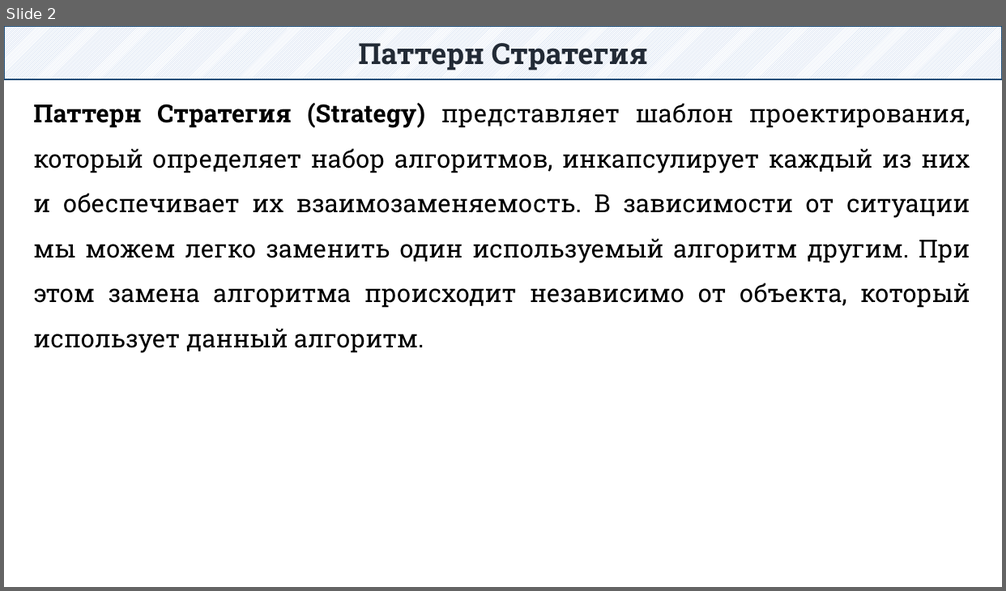
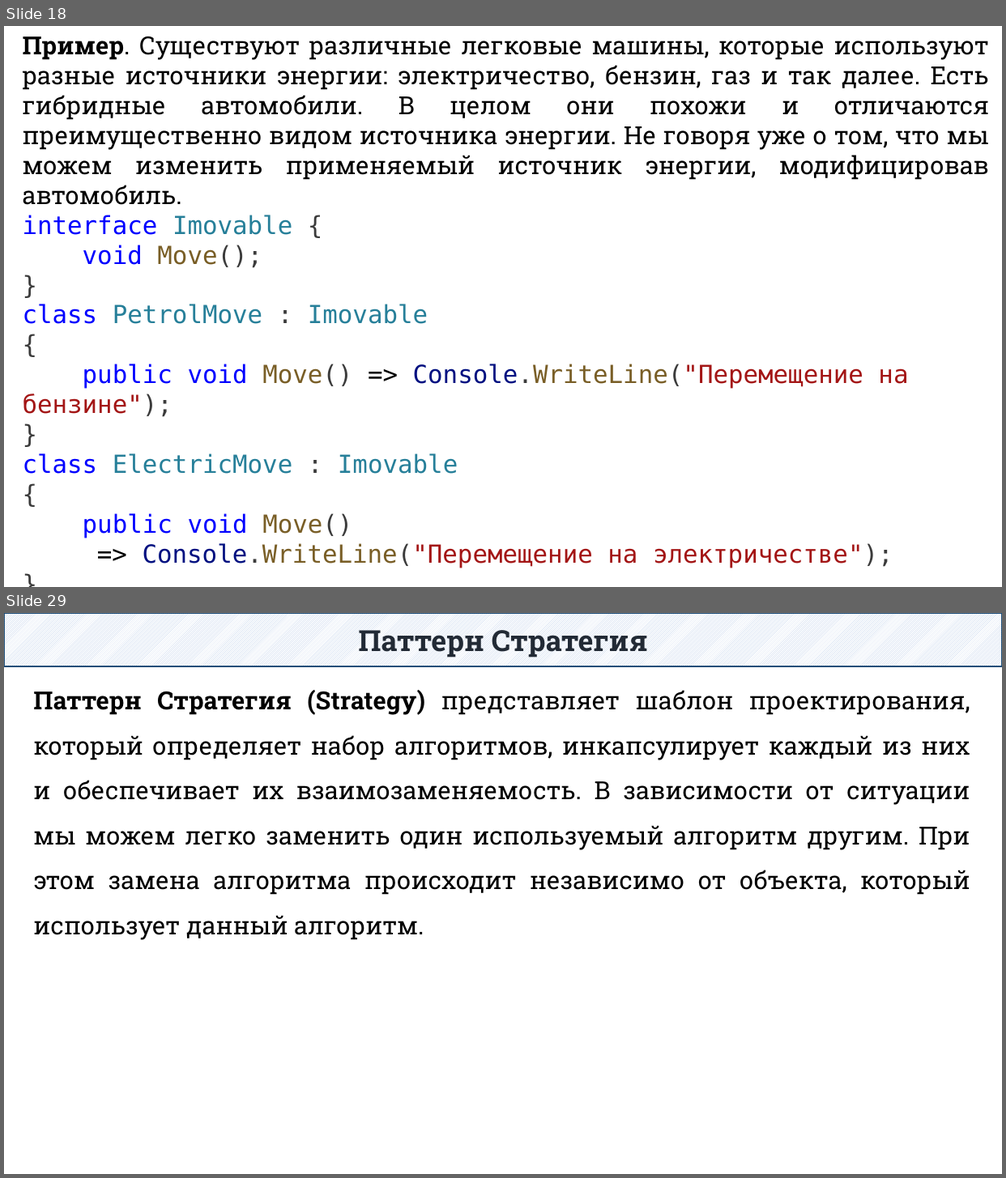
Before and after one commit to DaniilKlyukin/OOP-6, a slide deck: Лекции/ООП 2 лек 3.pptx. Shown one above the other, each under a label of ours: slide 2 before the commit, slides 18 and 29 after it; the slides between them are not shown. The pictures are 1006x591 and 1006x1178 pixels, drawn with LibreOffice and Linux fonts; fonts in the diff are those of the drawing. Boxes give left, top, right and bottom in pixels: in the first picture for what was removed or moved away, otherwise in the second. Text is boxed around its words. In the diff, an @@ line names an element or a change of style, - is before the commit and + after.

```diff
--- a/Лекции/ООП 2 лек 3.pptx
+++ b/Лекции/ООП 2 лек 3.pptx
@@ slide 18 added at [4, 26, 1002, 587], background #FFFFFF @@
@@ text added at [23, 36, 989, 569], 24 pt, text #000000 @@
+Пример. Существуют различные легковые машины, которые используют разные источники энергии: электричество, бензин, газ и так далее. Есть гибридные автомобили. В целом они похожи и отличаются преимущественно видом источника энергии. Не говоря уже о том, что мы можем изменить применяемый источник энергии, модифицировав автомобиль.
+interface Imovable {
+void Move();
+}
+class PetrolMove : Imovable
+{
+public void Move() => Console.WriteLine("Перемещение на бензине");
+}
+class ElectricMove : Imovable
+{
+public void Move()
+=> Console.WriteLine("Перемещение на электричестве");
+}
@@ what was slide 2 is now slide 29 @@
```
Also in this commit, not shown: 1 slide changed, 27 other slides added, 4 other files.
